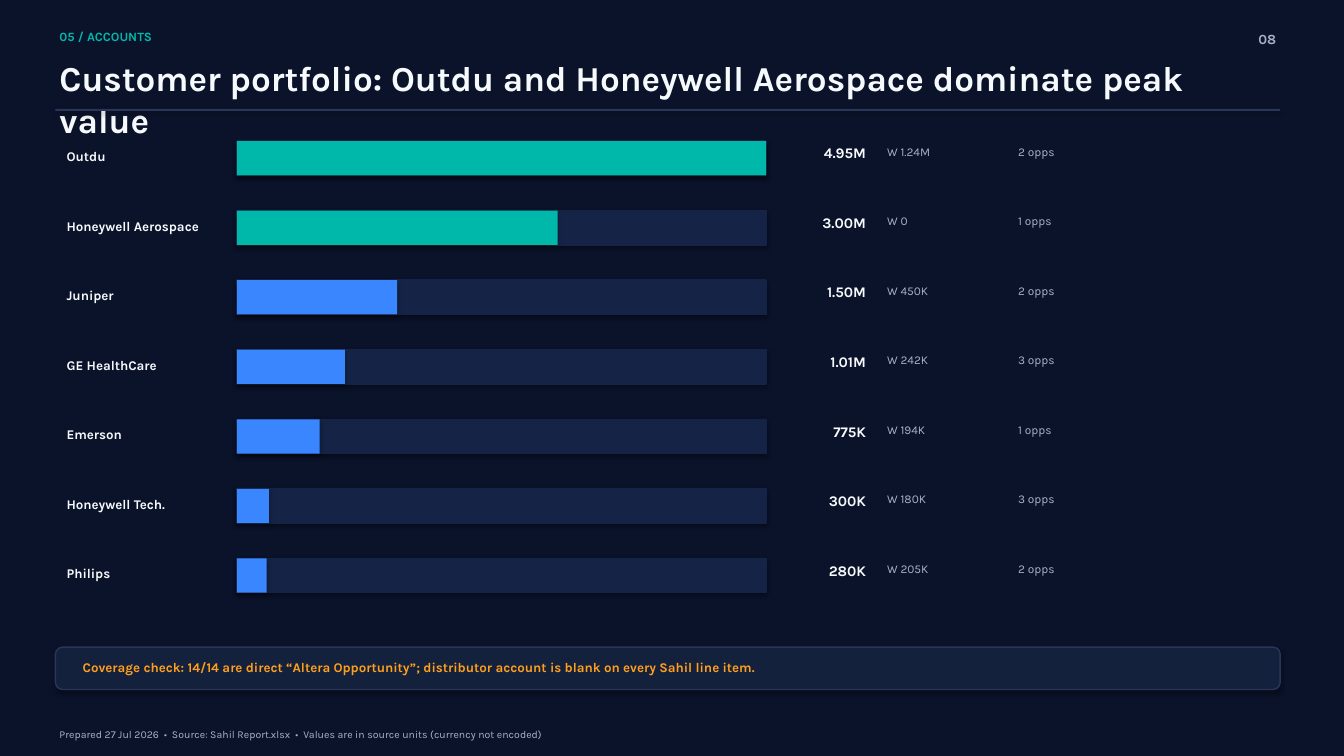
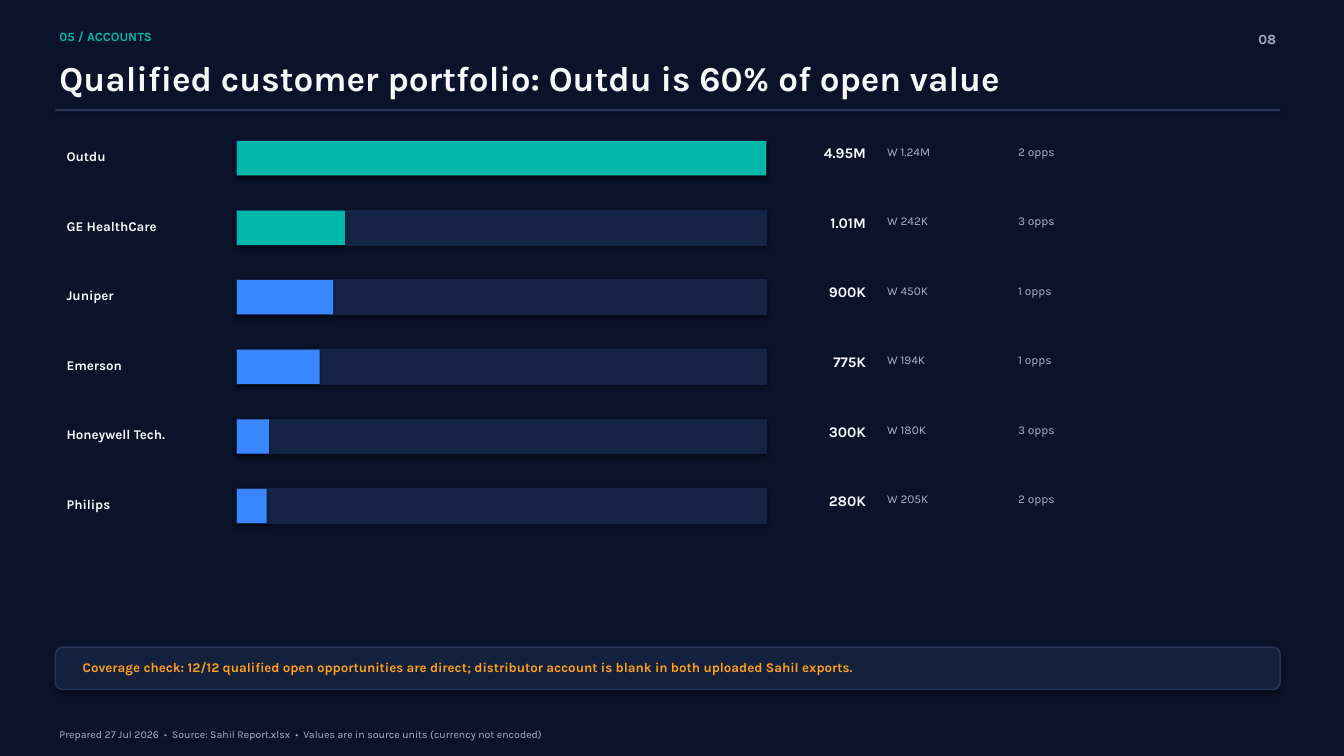
Before and after one commit to sahilpat28/Cursor_Sahil, a slide deck: slide 8 of qbr/output/Sahil_QBR_2026-07-29.pptx. Drawn at 1344x756 pixels with LibreOffice and Linux fonts; fonts in the diff are those of the drawing. Boxes give left, top, right and bottom in pixels: in the first picture for what was removed or moved away, otherwise in the second. Text is boxed around its words. In the diff, an @@ line names an element or a change of style, - is before the commit and + after.

```diff
--- a/qbr/output/Sahil_QBR_2026-07-29.pptx
+++ b/qbr/output/Sahil_QBR_2026-07-29.pptx
@@ text at bbox=[59, 66, 1000, 100]: text changed @@
-Customer portfolio: Outdu and Honeywell Aerospace dominate peak value
+Qualified customer portfolio: Outdu is 60% of open value
@@ text at bbox=[67, 222, 157, 231]: text changed @@
-Honeywell Aerospace
+GE HealthCare
@@ rectangle: place and size @@
-rectangle at bbox=[237, 211, 558, 245]
+rectangle at bbox=[237, 211, 345, 245]
@@ text at bbox=[830, 218, 866, 228]: text changed @@
-3.00M
+1.01M
@@ text at bbox=[887, 217, 929, 225]: text changed @@
-W 0
+W 242K
@@ text at bbox=[1018, 217, 1055, 228]: text changed @@
-1 opps
+3 opps
@@ rectangle: place and size @@
-rectangle at bbox=[237, 280, 397, 315]
+rectangle at bbox=[237, 280, 333, 315]
@@ text at bbox=[829, 287, 866, 297]: text changed @@
-1.50M
+900K
@@ text at bbox=[1018, 287, 1052, 298]: text changed @@
-2 opps
+1 opps
@@ rectangle: place and size @@
-rectangle at bbox=[237, 350, 345, 384]
+rectangle at bbox=[237, 350, 320, 384]
@@ text removed at bbox=[830, 357, 866, 367] @@
-1.01M
@@ text at bbox=[887, 356, 926, 364]: text changed @@
-W 242K
+W 194K
@@ text at bbox=[1018, 356, 1052, 367]: text changed @@
-3 opps
+1 opps
@@ text removed at bbox=[67, 361, 157, 370] @@
-GE HealthCare
@@ rectangle: place and size @@
-rectangle at bbox=[237, 419, 320, 454]
+rectangle at bbox=[237, 419, 269, 454]
@@ text at bbox=[887, 426, 927, 434]: text changed @@
-W 194K
+W 180K
@@ text at bbox=[1018, 426, 1055, 437]: text changed @@
-1 opps
+3 opps
@@ 6 texts: place and size @@
-6 texts at bbox=[67, 427, 866, 581]
+6 texts at bbox=[67, 357, 866, 512]
@@ text at bbox=[887, 495, 929, 503]: text changed @@
-W 180K
+W 205K
@@ rectangle removed at bbox=[237, 559, 766, 593] @@
@@ rectangle removed at bbox=[237, 559, 267, 593] @@
@@ text removed at bbox=[887, 565, 929, 573] @@
-W 205K
@@ text removed at bbox=[1018, 565, 1055, 576] @@
-2 opps
@@ text at bbox=[83, 662, 852, 676]: text changed @@
-Coverage check: 14/14 are direct “Altera Opportunity”; distributor account is blank on every Sahil line item.
+Coverage check: 12/12 qualified open opportunities are direct; distributor account is blank in both uploaded Sahil exports.
```
Also in this commit, not shown: 8 other slides changed, 3 other files.
